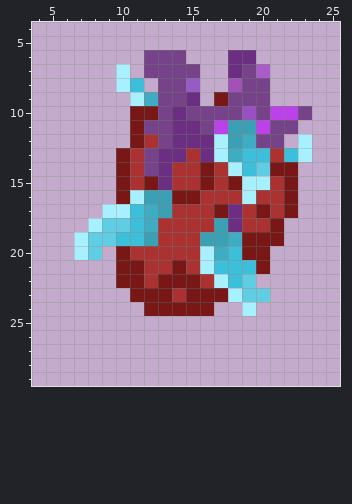
One commit to this pixel-art file: Crystal Heart.aseprite. The first picture shows the starting point.
32x32 pixels, 1 frame. Shown: x 4..25, y 4..29.
The result:
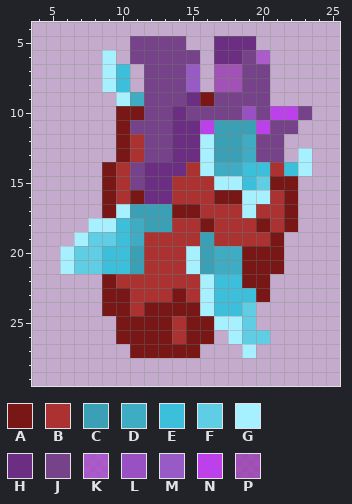
Palette (. is transparent): A #791717  B #ac3232  C #3aa0b5  D #3eacc3  E #3cbfda  F #5fcde4  G #a6f0ff  H #6b2e83  J #76428a  K #a441c9bd  L #9950c3  M #9555c6ee  N #bc41eb  P #9a3db1ce
Changes in this commit:
Changed rows in their new state; - is an unchanged pixel.
first column x 6:
 5 -----JJJJ--HHH----
 6 ---G-J---J-H-JK---
 7 ---GE----M-PP-J---
 8 ---GE.J----P------
 9 ----GDJ---AJ------
10 ----A-J-----------
11 ----AJ----NC------
12 ----ABJ---GC-----.
13 -------J-HGCCDJJ.-
14 ---ABJH-H-GDD-EBEG
15 ---ABJH---BGGEFA--
16 ---ABAHHBB-AA-G---
17 ---A-CC-AA-BBGB---
18 ---GEDCC--ABB-ABA-
19 -----DB----BBBB---
20 GF-EEC---GC-D--A--
21 GFFEEC--BGCDDA-A--
22 ---ABB-BBBGE-AA---
23 ---AABBBABGEEEA---
24 ---AAB----GEEF----
25 ----AAAABAAGGF----
26 ----AAAABAA-GFF---
27 -----AAAAA---G----
